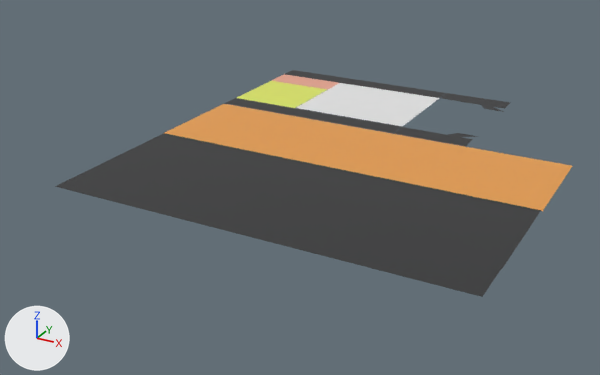
Two versions of the Blender file Assets/Prefabs/DomeAssets/VR Blender/DomeandCorn.blend, one commit apart.
Before and after are seen from a camera (50 mm lens) standing at (37006.0, -69852.0, 22697.0) and looking at (8419.0, -17875.0, -3291.0). Every picture has the same lights, and +X, +Y and +Z are marked at lower left. The first picture is the older version.

Objects in the first picture: 'Ground', 'Ground.001', 'Ground.002', 'Ground.003', 'Ground.004', 'Ground.005', 'Ground.006', 'Ground.007', 'Ground.008', 'Ground.009', 'Ground.010'.
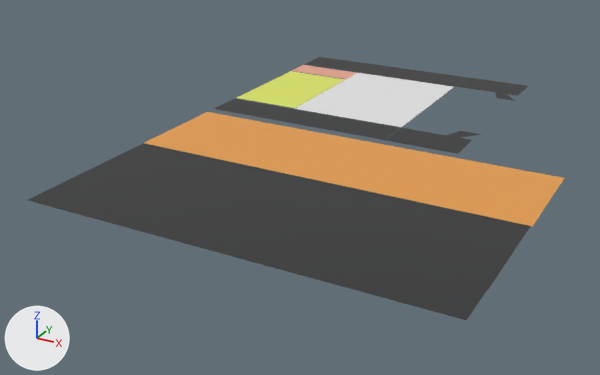
Where the change shows, as pixel boxes (x1, y1, x2, y2) in the pictures (600 x 375 px):
'Ground.006', moved: before (55, 133, 541, 297); after (28, 143, 530, 320)
'Ground.005', moved: before (165, 104, 572, 211); after (144, 112, 564, 227)
'Ground.004', moved, rescaled (11% wider, 25% taller): before (296, 83, 439, 126); after (295, 73, 454, 127)
'Ground.001', moved, rescaled (7% wider, 19% taller): before (226, 98, 401, 133); after (214, 98, 401, 140)
'Ground.003', moved: before (237, 81, 327, 108); after (237, 71, 345, 108)
'Ground.008', moved, rescaled (527% wider, 233% taller): before (441, 93, 466, 101); after (304, 57, 466, 86)
'Ground.009', moved, rescaled (16% wider, 50% taller): before (416, 131, 479, 146); after (408, 131, 481, 154)
'Ground.002', moved: before (271, 74, 339, 90); after (292, 65, 356, 79)
'Ground', deleted: before (286, 70, 445, 98)
'Ground.010', reshaped, moved, rescaled (40% narrower, 24% shorter): before (460, 96, 511, 112); after (456, 77, 486, 89)
'Ground.011', added: after (476, 80, 528, 101)
'Ground.007', moved: before (394, 127, 423, 137); after (385, 128, 424, 145)
part 1 of me_cube_018, cut back: before (481, 99, 511, 112)

The edits, one by one:
me_cube_018 is used by ob_ground_010; location (15650.0, -25.0, 0.0); scale (-325.0, 955.0, -2.76).
me_cube_018 had 20 vertices, 18 faces and spanned x -12.15..1.0, y -1.94..1.0, z -1.69..1.69.
me_cube_018 now has 8 vertices, 6 faces and spans x -4.93..1.0, y -1.0..1.0, z -1.0..1.0.
Part 1, on me_cube_018:
12 vertices are removed from x -12.15..-6.77, y -1.94..1.0, z -1.69..1.69.
13 faces are deleted.
1 new face joins them.
Object 'Ground' (ob_ground) is deleted.
Object 'Ground.001' (ob_ground_001) moves from (0.0, -10562.0, 0.0) to (0.0, -11527.0, 0.0).
Object 'Ground.001' (ob_ground_001) is rescaled from (-2710.0, -884.0, -2.76) to (-2710.0, -1680.0, -2.76).
Object 'Ground.002' (ob_ground_002) moves from (-1680.0, -2145.0, 0.0) to (-1680.0, 1822.0, 0.0).
Object 'Ground.003' (ob_ground_003) moves from (-1661.0, -6532.0, 0.0) to (-1661.0, -4638.0, 0.0).
Object 'Ground.004' (ob_ground_004) moves from (6440.0, -5224.0, 0.0) to (6440.0, -3341.0, 0.0).
Object 'Ground.004' (ob_ground_004) is rescaled from (-1410.0, -4360.0, -2.76) to (-1410.0, -6470.0, -2.76).
Object 'Ground.005' (ob_ground_005) moves from (6440.0, -15921.0, 0.0) to (6440.0, -18488.0, 0.0).
Object 'Ground.006' (ob_ground_006) moves from (369.0, -24593.0, 0.0) to (369.0, -27160.0, 0.0).
Object 'Ground.007' (ob_ground_007) moves from (13730.0, -10584.0, 0.0) to (13730.0, -11569.0, 0.0).
Object 'Ground.008' (ob_ground_008) moves from (13730.0, 7.0, 0.0) to (0.0, 4982.0, 0.0).
Object 'Ground.008' (ob_ground_008) is rescaled from (-325.0, -884.0, -2.76) to (-2710.0, 1750.0, -2.76).
Object 'Ground.009' (ob_ground_009) moves from (15650.0, -10584.0, 0.0) to (15650.0, -11569.0, 0.0).
Object 'Ground.009' (ob_ground_009) is rescaled from (-325.0, -884.0, -2.76) to (-325.0, -1680.0, -2.76).
Object 'Ground.010' (ob_ground_010) moves from (15650.0, -25.0, 0.0) to (13730.0, 5025.0, 0.0).
Object 'Ground.010' (ob_ground_010) is rescaled from (-325.0, 955.0, -2.76) to (-325.0, 1750.0, -2.76).
Object 'Ground.011' (ob_ground_011) is new; it shows a copy of the mesh of ob_ground_010.
Its location is (15650.0, 5025.0, 0.0).
Its scale is (-325.0, 1750.0, -2.76).
